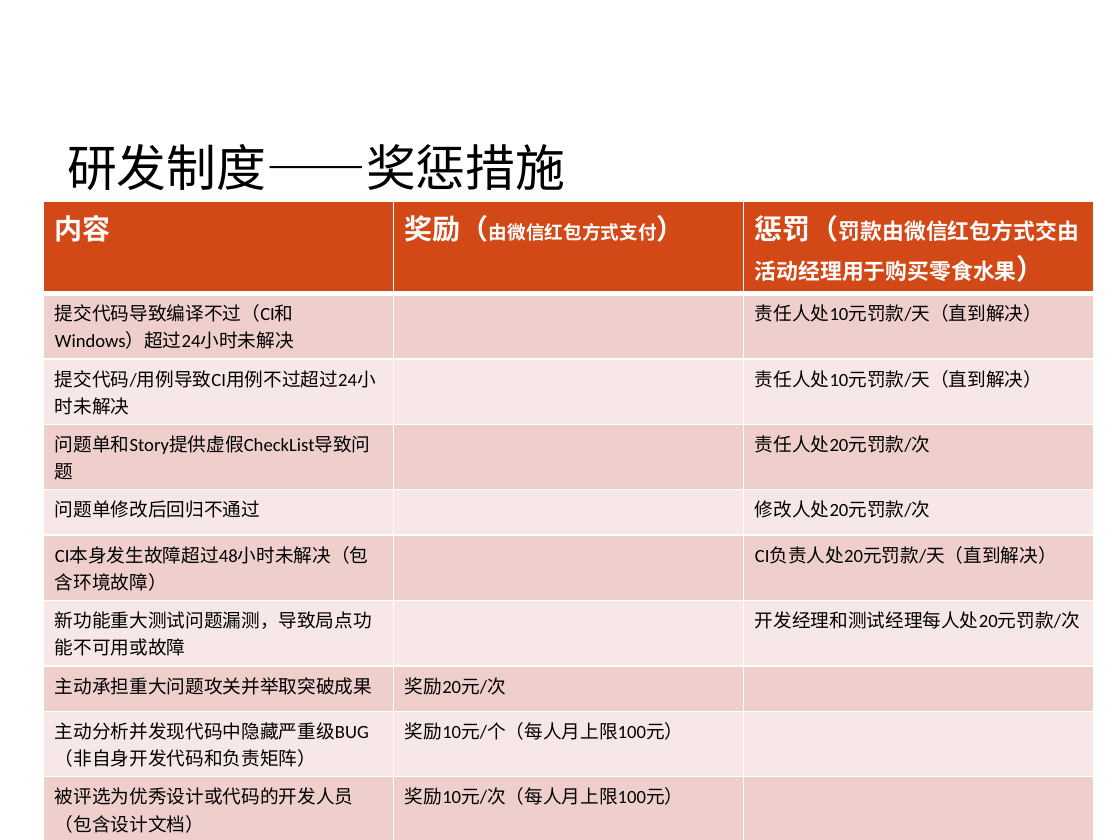
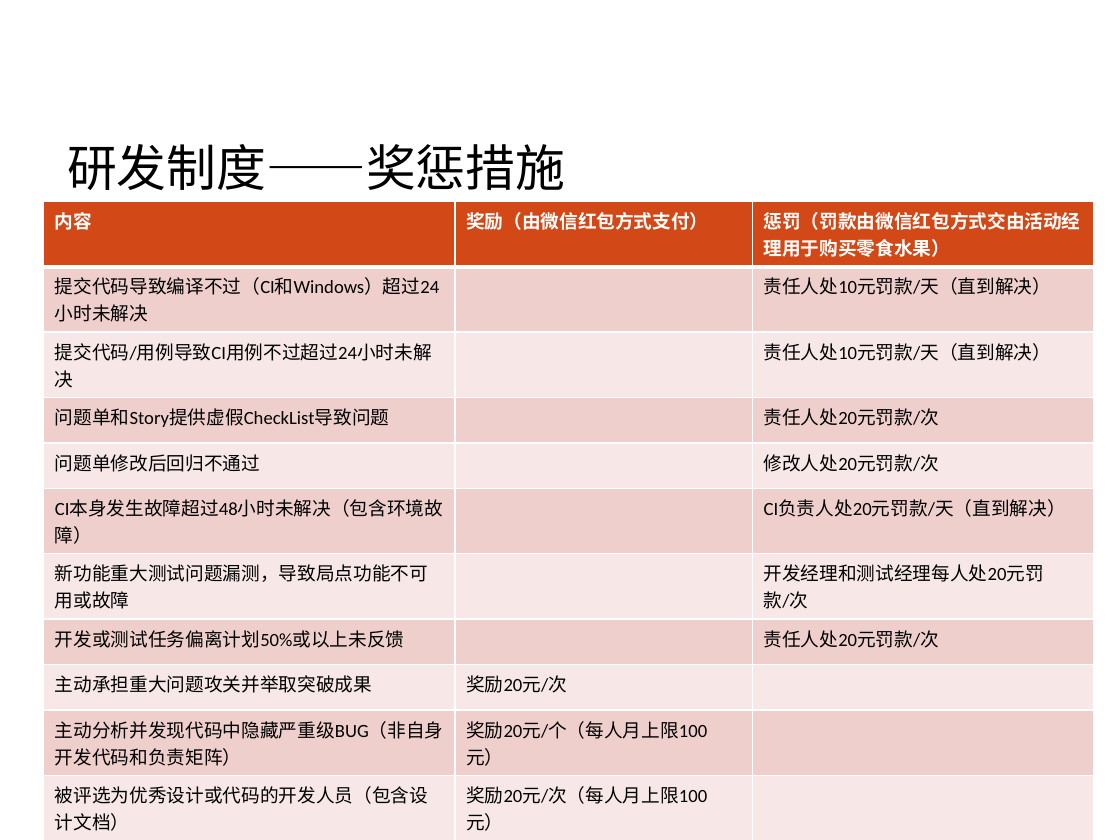
Before and after one commit to Vivian-hihi/SequoiaDB, a slide deck: slide 15 of internal_doc/00.项目管理/02.制度宣传/2016研发组织结构和制度流程宣传.pptx. Drawn at 1120x840 pixels with LibreOffice and Linux fonts; fonts in the diff are those of the drawing; background and template pictures are left out. Boxes give left, top, right and bottom in pixels: in the first picture for what was removed or moved away, otherwise in the second. Text is boxed around its words. In the diff, an @@ line names an element or a change of style, - is before the commit and + after.

```diff
--- a/internal_doc/00.项目管理/02.制度宣传/2016研发组织结构和制度流程宣传.pptx
+++ b/internal_doc/00.项目管理/02.制度宣传/2016研发组织结构和制度流程宣传.pptx
@@ table at box(44, 202, 1094, 835) @@
+row 8: 开发或测试任务偏离计划50%或以上未反馈 |  | 责任人处20元罚款/次
-row 10, column 2: 奖励10元/个（每人月上限100元）
+row 10, column 2: 奖励20元/个（每人月上限100元）
-row 11, column 2: 奖励10元/次（每人月上限100元）
+row 11, column 2: 奖励20元/次（每人月上限100元）
-row 12, column 2: 奖励10元/次（每人月上限100元）
+row 12, column 2: 奖励20元/次（每人月上限100元）
```
Also in this commit, not shown: 3 other slides changed.
